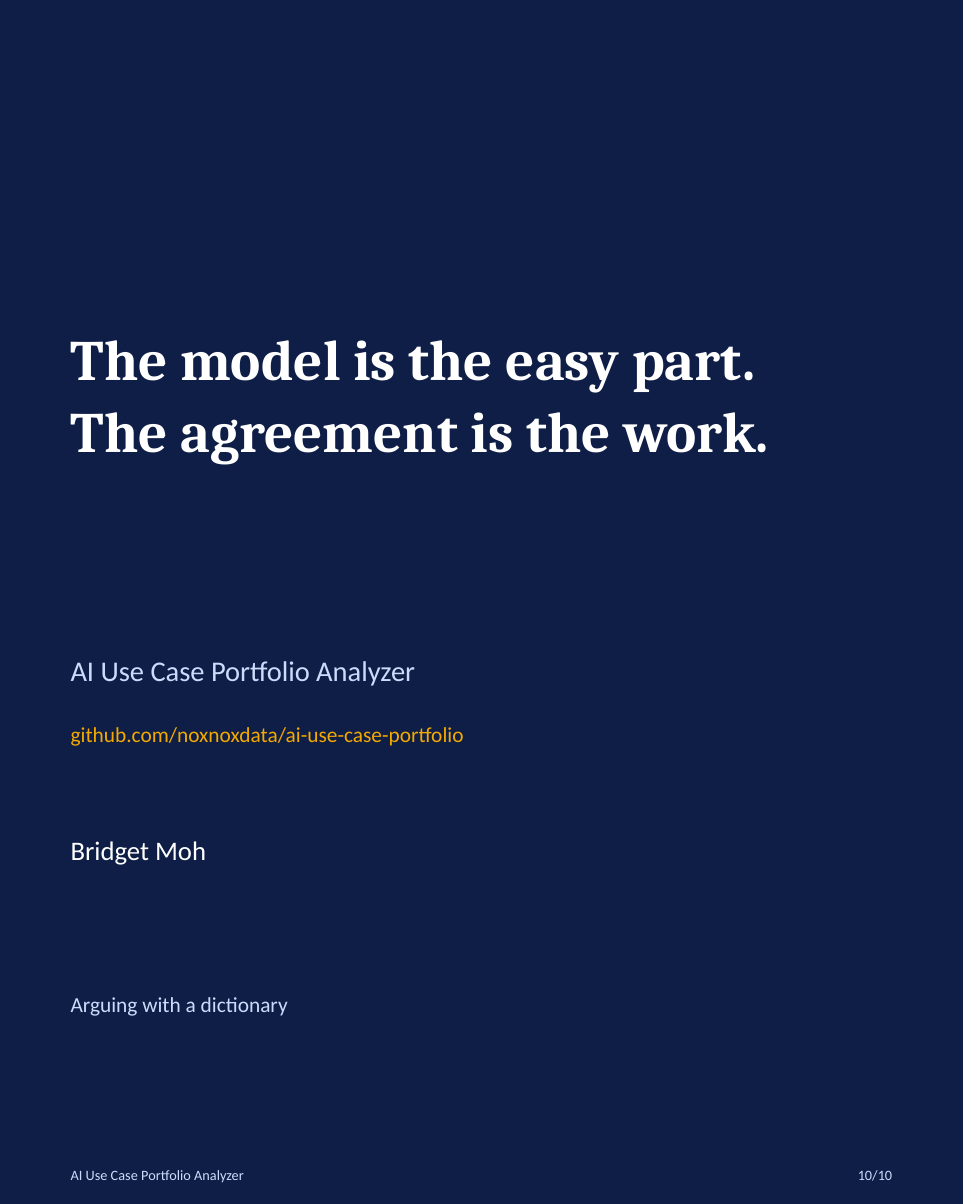
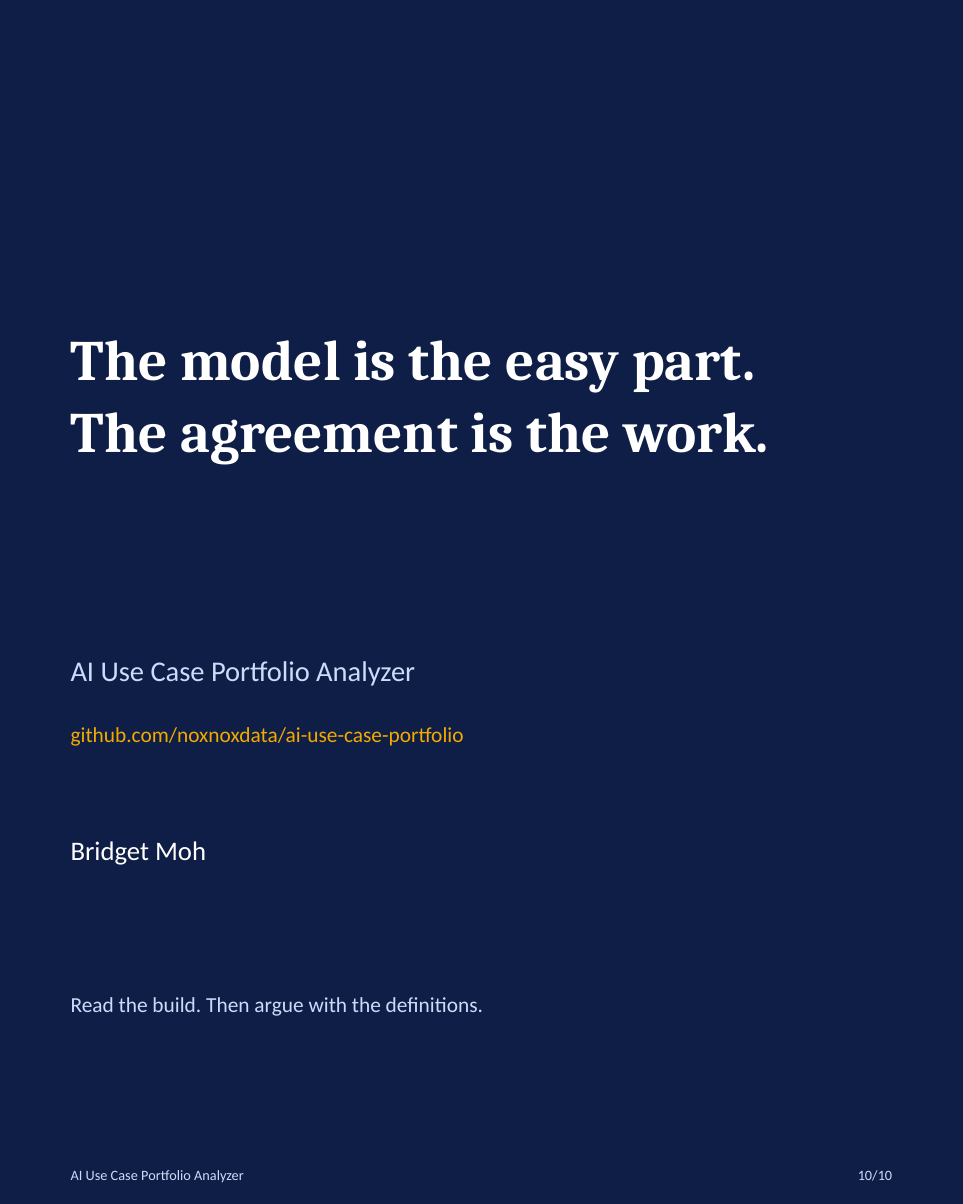
Before and after one commit to noxnoxdata/ai-use-case-portfolio, a slide deck: slide 10 of deck/ai-use-case-portfolio-carousel.pptx. Drawn at 963x1204 pixels with LibreOffice and Linux fonts; fonts in the diff are those of the drawing. Boxes give left, top, right and bottom in pixels: in the first picture for what was removed or moved away, otherwise in the second. Text is boxed around its words. In the diff, an @@ line names an element or a change of style, - is before the commit and + after.

```diff
--- a/deck/ai-use-case-portfolio-carousel.pptx
+++ b/deck/ai-use-case-portfolio-carousel.pptx
@@ text at (x1=71, y1=997, x2=483, y2=1016): text changed @@
-Arguing with a dictionary
+Read the build. Then argue with the definitions.
```
Also in this commit, not shown: 1 other file.
